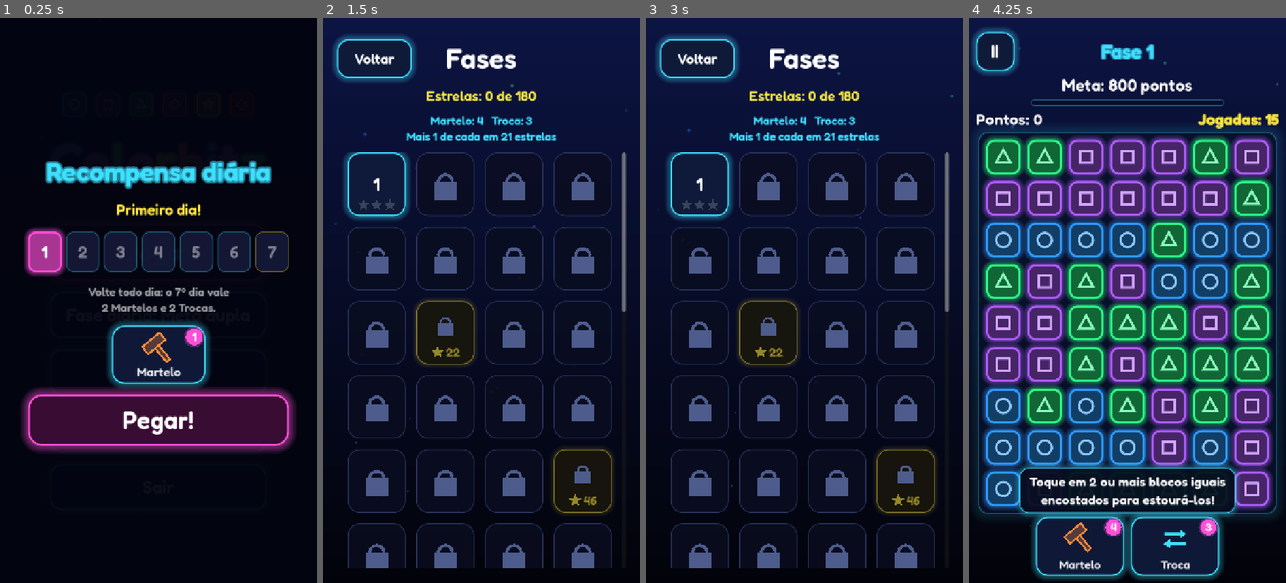
Above: before the commit, frames 1-4 (left to right).
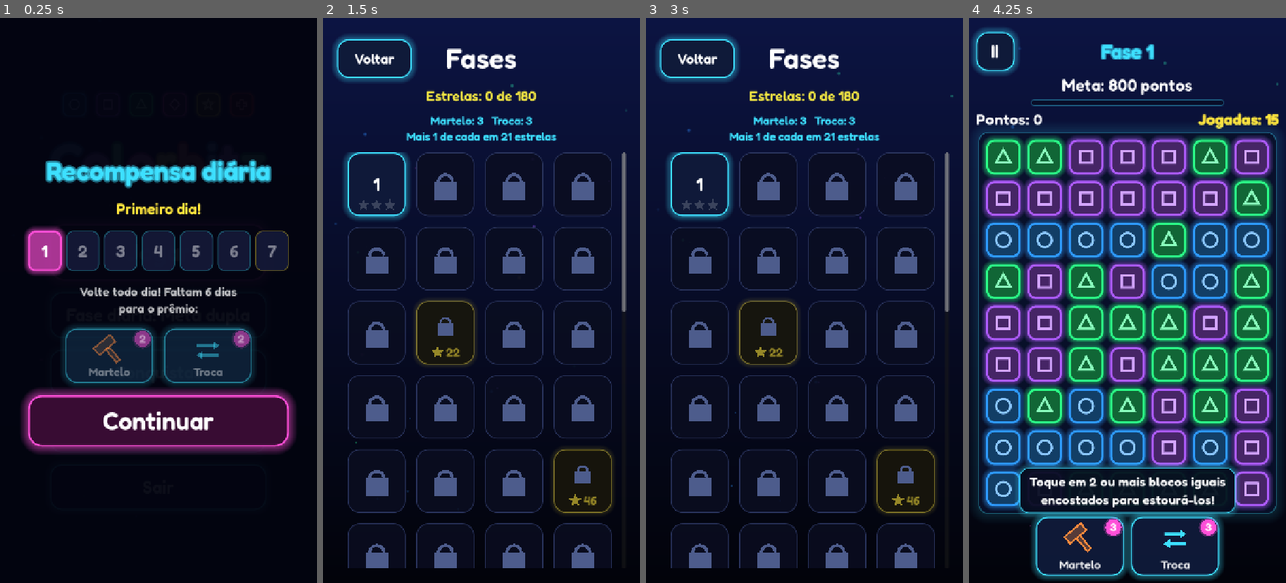
Above: after the commit, the same moments.

Repository: matheusmontagner8/colorbitz
Game: Godot game, scene res://scenes/main_menu.tscn
The game is run twice, just before and just after one commit, with the same random seed, the same clock (stepped at 60 frames per second) and the same inputs. Sound files missing from this copy of the repository are replaced by a short silence.
Inputs:
- Up to frame 1 (0.25 s): no input
- Up to frame 2 (1.5 s): click "Pegar!" (after the commit: "Continuar") at 0.5 s; click "Jogar" at 1.25 s
- Up to frame 3 (3 s): click "Voltar" at 2 s; click "Jogar" at 2.75 s
- Up to frame 4 (4.25 s): click "1" at 3.5 s

The runs differ from the first frame. In frame 1, 9.1% of the frame differs, in the area x 8-92%, y 25-76%; in frame 2, less than 0.1%; in frame 3, less than 0.1%; in frame 4, less than 0.1%.

Commit message:
Recompensa diária: só o 7º dia seguido dá prêmio
Os dias 1 a 6 só avançam a sequência (o popup mostra quanto falta);
o 7º dia dá 2 Martelos e 2 Trocas.

Co-Authored-By: Claude Opus 5.5 <noreply@anthropic.com>

Diff:
--- a/scripts/daily.gd
+++ b/scripts/daily.gd
@@ -42,13 +42,14 @@
 	return (maxi(streak, 1) - 1) % STREAK_CYCLE + 1
 
 
+## Prêmio do 7º dia seguido (os outros dias só contam a sequência).
+const STREAK_REWARD := {"hammer": 2, "swap": 2}
+
+
 ## Recompensa por abrir o jogo no dia [param streak] da sequência:
-## dias ímpares dão Martelo, pares dão Troca e o 7º dá 2 de cada.
+## só o 7º dia do ciclo dá prêmio ({} nos outros).
 static func reward_for_streak(streak: int) -> Dictionary:
-	var day := cycle_day(streak)
-	if day == STREAK_CYCLE:
-		return {"hammer": 2, "swap": 2}
-	return {"hammer": 1} if day % 2 == 1 else {"swap": 1}
+	return STREAK_REWARD.duplicate() if cycle_day(streak) == STREAK_CYCLE else {}
 
 
 ## Fase diária do dia: modelo pelo dia da semana e semente fixa pela data.
--- a/scripts/game_state.gd
+++ b/scripts/game_state.gd
@@ -117,12 +117,14 @@
 	return unlocked
 
 
-## Recompensa diária: devolve os poderes ganhos ({} se já resgatou hoje).
+## Recompensa diária: marca o dia na sequência e devolve os poderes ganhos
+## ({} se já marcou hoje ou se não for o 7º dia).
 func claim_daily_reward() -> Dictionary:
+	if not progress.can_claim_daily(today()):
+		return {}
 	var reward: Dictionary = progress.claim_daily(today())
-	if not reward.is_empty():
-		check_achievements()
-		save()
+	check_achievements()  # "Toda semana" depende da sequência
+	save()
 	return reward
 
 
--- a/scripts/progress.gd
+++ b/scripts/progress.gd
@@ -140,7 +140,8 @@
 	return daily_streak + 1 if day == daily_claim_day + 1 else 1
 
 
-## Resgata a recompensa do dia. Retorna os poderes ganhos ({} se já resgatou).
+## Marca o dia na sequência. Retorna os poderes ganhos ({} se já marcou hoje
+## ou se não for o 7º dia).
 func claim_daily(day: int) -> Dictionary:
 	if not can_claim_daily(day):
 		return {}
--- a/scripts/ui/main_menu.gd
+++ b/scripts/ui/main_menu.gd
@@ -61,21 +61,32 @@
 	var sub := _label(box, 34, GOLD)
 	sub.text = "Primeiro dia!" if streak == 1 else "%d dias seguidos!" % streak
 	box.add_child(_build_streak_row(Daily.cycle_day(streak)))
-	var hint := _label(box, 26, Color(1, 1, 1, 0.6))
-	hint.text = "Volte todo dia: o 7º dia vale\n2 Martelos e 2 Trocas."
+	var prize_day := not reward.is_empty()
+	var hint := _label(box, 28, Color(1, 1, 1, 0.75))
+	var left: int = Daily.STREAK_CYCLE - Daily.cycle_day(streak)
+	if prize_day:
+		hint.text = "Prêmio do 7º dia seguido!"
+		hint.add_theme_color_override("font_color", GOLD)
+	elif left == 1:
+		hint.text = "Volte amanhã para ganhar o prêmio:"
+	else:
+		hint.text = "Volte todo dia! Faltam %d dias\npara o prêmio:" % left
 	var powers := HBoxContainer.new()
 	powers.alignment = BoxContainer.ALIGNMENT_CENTER
 	powers.add_theme_constant_override("separation", 24)
 	box.add_child(powers)
-	for p in reward:
+	for p in Daily.STREAK_REWARD:
 		var pb := PowerButton.new()
 		pb.power = p
-		pb.count = int(reward[p])
+		pb.count = int(Daily.STREAK_REWARD[p])
 		pb.mouse_filter = Control.MOUSE_FILTER_IGNORE
 		powers.add_child(pb)
-		_pulse(pb, 0.0, 1.08)
+		if prize_day:
+			_pulse(pb, 0.0, 1.08)
+		else:
+			pb.modulate.a = 0.45  # prêmio ainda por vir
 	var take := Button.new()
-	take.text = "Pegar!"
+	take.text = "Pegar!" if prize_day else "Continuar"
 	take.theme_type_variation = &"AccentButton"
 	take.custom_minimum_size = Vector2(440, 116)
 	take.pressed.connect(_claim_reward)
@@ -119,6 +130,8 @@
 
 
 func _claim_reward() -> void:
+	if reward_overlay == null:
+		return
 	var reward: Dictionary = GameState.claim_daily_reward()
 	if not reward.is_empty():
 		Audio.play_sfx("win")
--- a/tests/test_daily.gd
+++ b/tests/test_daily.gd
@@ -14,10 +14,11 @@
 
 
 func test_streak_rewards_cycle_every_7_days() -> void:
-	assert_eq(Daily.reward_for_streak(1), {"hammer": 1})
-	assert_eq(Daily.reward_for_streak(2), {"swap": 1})
+	for streak in range(1, 7):
+		assert_eq(Daily.reward_for_streak(streak), {}, "dia %d só conta a sequência" % streak)
 	assert_eq(Daily.reward_for_streak(7), {"hammer": 2, "swap": 2})
-	assert_eq(Daily.reward_for_streak(8), {"hammer": 1}, "recomeça o ciclo")
+	assert_eq(Daily.reward_for_streak(8), {}, "recomeça o ciclo")
+	assert_eq(Daily.reward_for_streak(14), {"hammer": 2, "swap": 2})
 	assert_eq(Daily.cycle_day(14), 7)
 
 
--- a/tests/test_progress.gd
+++ b/tests/test_progress.gd
@@ -172,15 +172,18 @@
 	var p := Progress.new()
 	var start := p.power_count("hammer")
 	assert_true(p.can_claim_daily(100))
-	assert_eq(p.claim_daily(100), {"hammer": 1})
-	assert_eq(p.power_count("hammer"), start + 1, "bônus soma no saldo")
-	assert_eq(p.claim_daily(100), {}, "só uma vez por dia")
-	assert_eq(p.claim_daily(101), {"swap": 1})
+	assert_eq(p.claim_daily(100), {}, "dia 1: só conta a sequência")
+	assert_false(p.can_claim_daily(100), "só uma vez por dia")
+	p.claim_daily(101)
 	assert_eq(p.daily_streak, 2)
+	for day in range(102, 106):
+		p.claim_daily(day)
+	assert_eq(p.claim_daily(106), {"hammer": 2, "swap": 2}, "7º dia seguido")
+	assert_eq(p.power_count("hammer"), start + 2, "prêmio soma no saldo")
 	assert_false(p.can_claim_daily(99), "relógio para trás não ganha")
-	p.claim_daily(105)
+	p.claim_daily(110)
 	assert_eq(p.daily_streak, 1, "pulou dias: recomeça")
-	assert_eq(p.stat_value("streak"), 2, "guarda a maior sequência")
+	assert_eq(p.stat_value("streak"), 7, "guarda a maior sequência")
 
 
 func test_daily_win_rewards_only_first_win_of_day() -> void:
--- a/tools/screenshot.gd
+++ b/tools/screenshot.gd
@@ -243,8 +243,20 @@
 	await _save("res://docs/daily_reward.png")
 	menu._claim_reward()
 	await create_timer(0.5).timeout
-	assert(_gs.power_count("hammer") == hammers + 1 and progress.daily_streak == 3, "recompensa resgatada")
+	assert(_gs.power_count("hammer") == hammers and progress.daily_streak == 3, "dia 3: só conta a sequência")
 	assert(not progress.can_claim_daily(DEMO_DAY + 1), "só uma vez por dia")
+	# 7º dia seguido: prêmio de 2 de cada.
+	_gs.day_override = DEMO_DAY + 5
+	progress.daily_streak = 6
+	progress.daily_claim_day = DEMO_DAY + 4
+	change_scene_to_file("res://scenes/main_menu.tscn")
+	await _frames(6)
+	menu = current_scene
+	await _save("res://docs/daily_reward_7.png")
+	menu._claim_reward()
+	await create_timer(0.5).timeout
+	assert(progress.daily_streak == 7 and progress.has_achievement("toda_semana"), "7 dias seguidos")
+	assert(_gs.power_count("hammer") == hammers + 3, "prêmio do 7º dia (+2) e conquista Toda semana (+1)")
 	print("recompensa diária: ok")
 
 	change_scene_to_file("res://scenes/achievements.tscn")
Binary file changed: docs/achievements.png
Not shown, added: docs/achievements.png.import
Binary file changed: docs/bomb.png
Binary file changed: docs/bonus.png
Binary file changed: docs/daily.png
Not shown, added: docs/daily.png.import
Binary file changed: docs/daily_result.png
Not shown, added: docs/daily_result.png.import
Binary file changed: docs/daily_reward.png
Not shown, added: docs/daily_reward.png.import
Binary file added: docs/daily_reward_7.png
Binary file changed: docs/effects.png
(and 16 more such lines)
